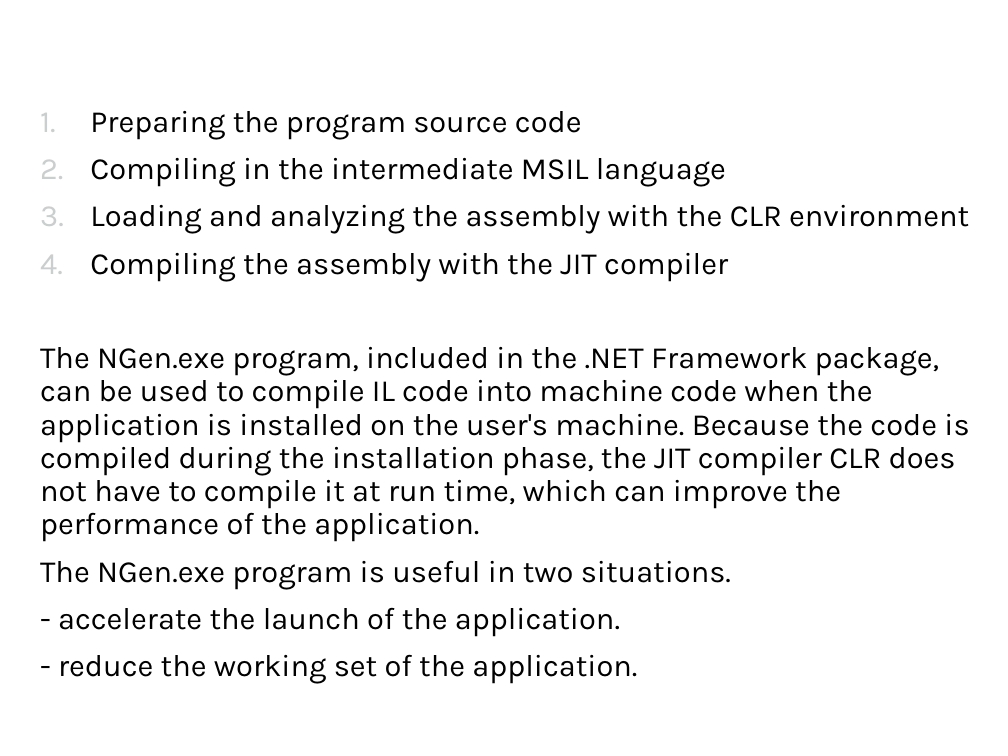
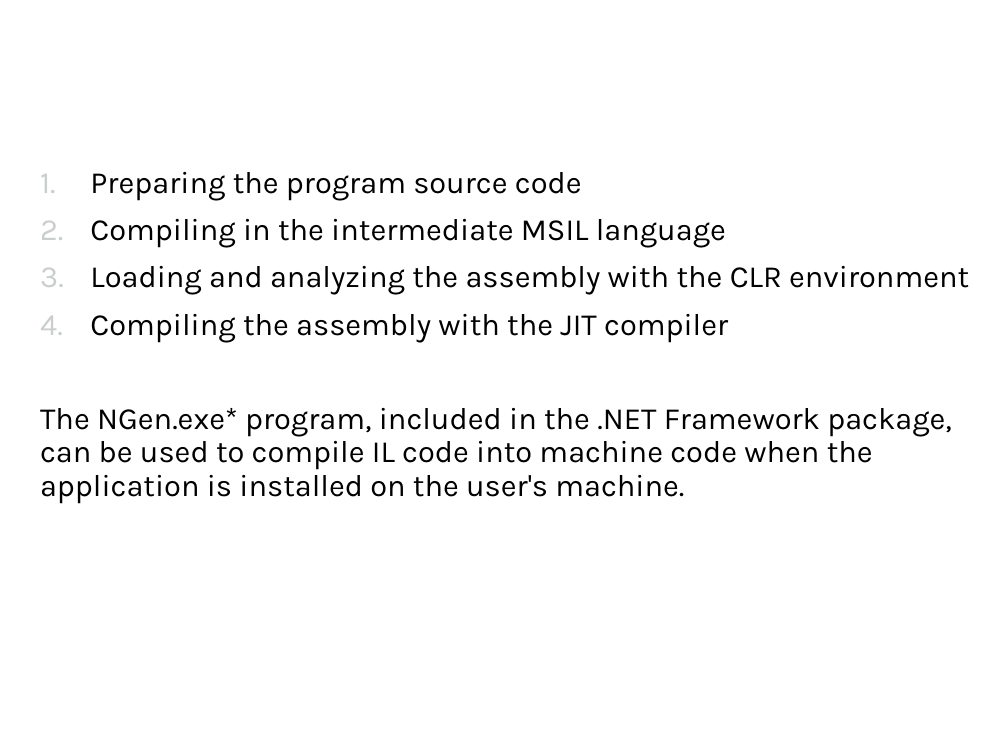
Before and after one commit to tarasiscom/Lv-273, a slide deck: slide 4 of Education/Execution model.pptx. Drawn at 1008x756 pixels with LibreOffice and Linux fonts; fonts in the diff are those of the drawing; background and template pictures are left out. Boxes give left, top, right and bottom in pixels: in the first picture for what was removed or moved away, otherwise in the second. Text is boxed around its words. In the diff, an @@ line names an element or a change of style, - is before the commit and + after.

```diff
--- a/Education/Execution model.pptx
+++ b/Education/Execution model.pptx
@@ text "Preparing the program source code": place and size @@
-text "Preparing the program source code" at bbox=[40, 111, 969, 684]
+text "Preparing the program source code" at bbox=[40, 172, 969, 503]
@@ text at bbox=[40, 408, 952, 503]: text changed @@
-The NGen.exe program, included in the .NET Framework package, can be used to compile IL code into machine code when the application is installed on the user's machine. Because the code is compiled during the installation phase, the JIT compiler CLR does not have to compile it at run time, which can improve the performance of the application.
-The NGen.exe program is useful in two situations.
-- accelerate the launch of the application.
-- reduce the working set of the application.
+The NGen.exe* program, included in the .NET Framework package, can be used to compile IL code into machine code when the application is installed on the user's machine.
```
Also in this commit, not shown: 3 slides added, 3 slides removed.
